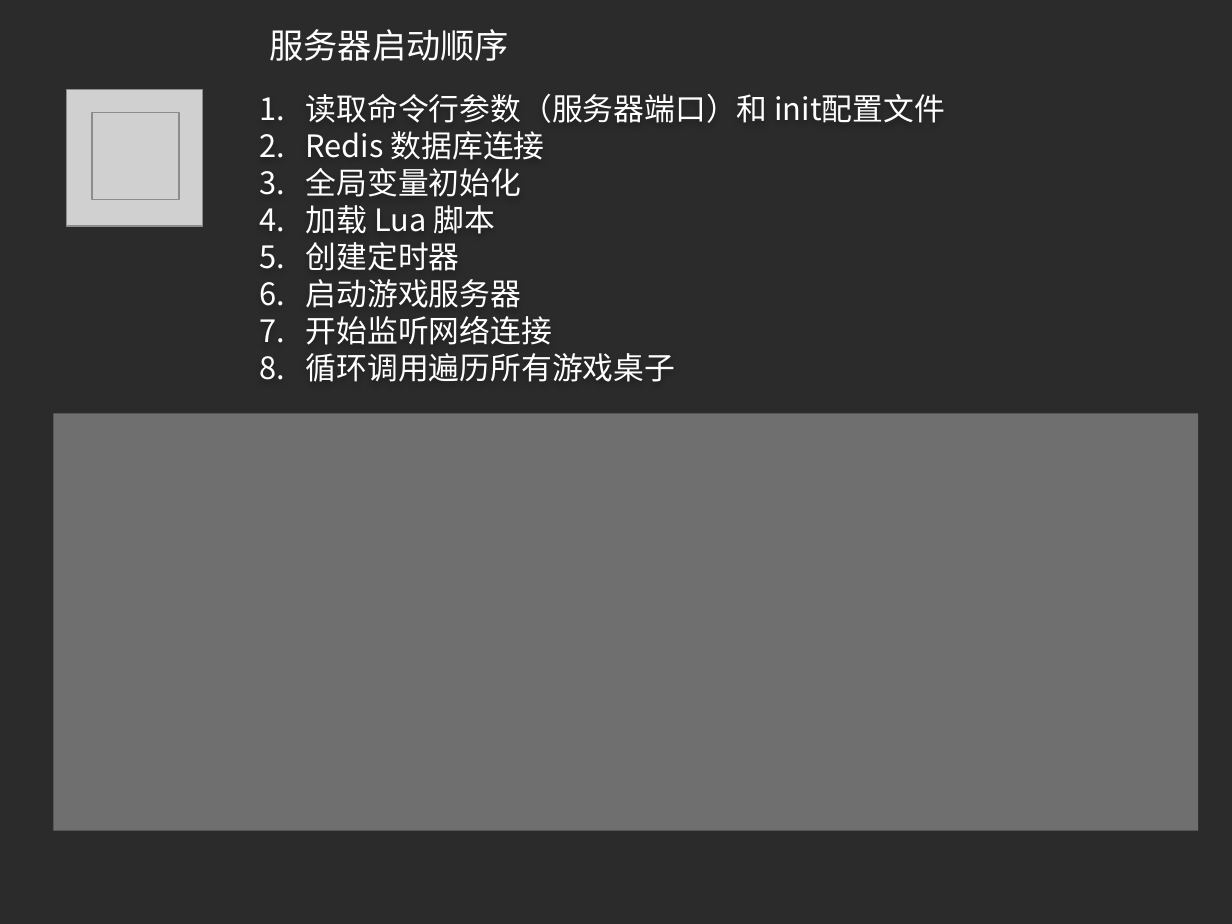
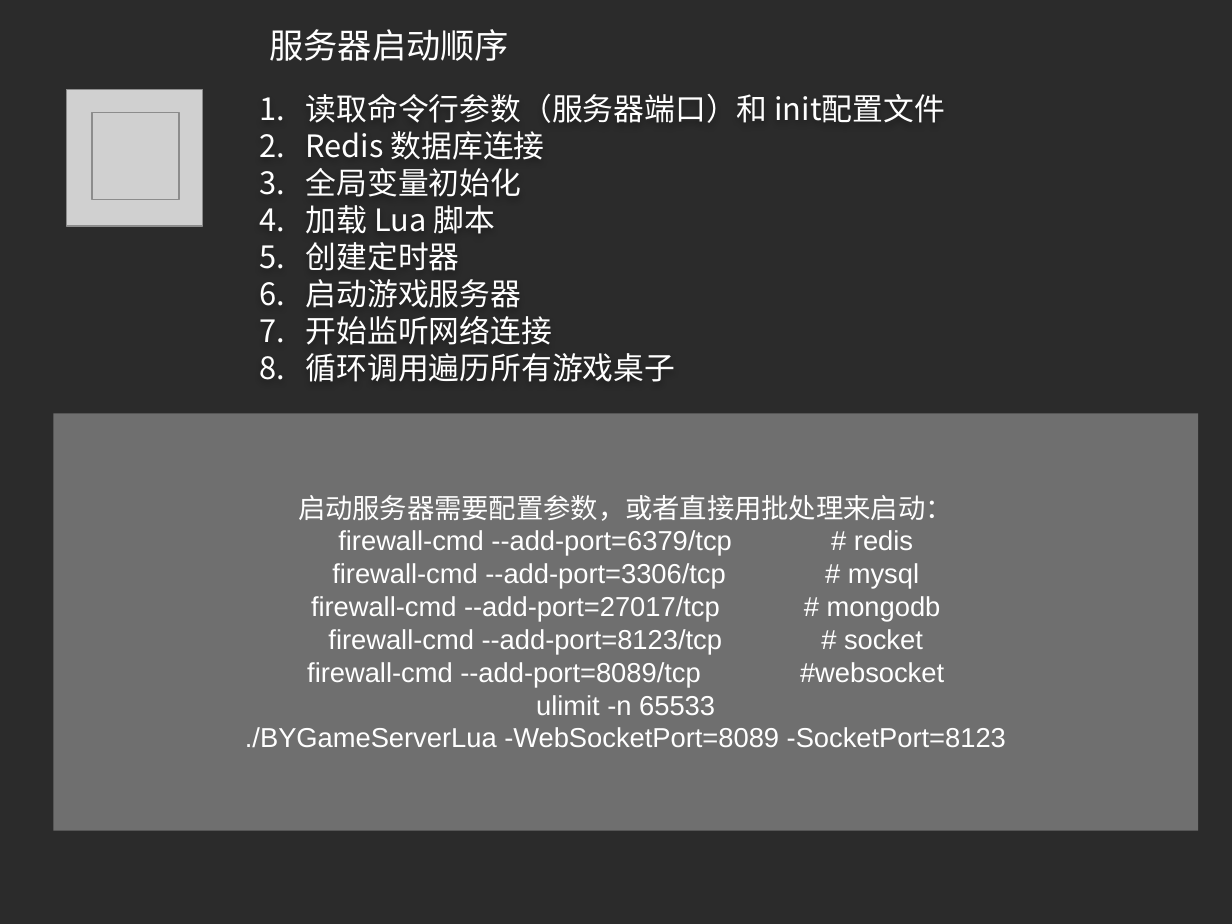
Before and after one commit to zgame/GoLangCode, a slide deck: slide 2 of ServerGameBYLua2/说明文档/服务器架构设计.pptx. Drawn at 1232x924 pixels with LibreOffice and Linux fonts; fonts in the diff are those of the drawing; grey boxes stand for pictures; background and template pictures are left out; a plain dark background stands for a picture behind light text. Boxes give left, top, right and bottom in pixels: in the first picture for what was removed or moved away, otherwise in the second. Text is boxed around its words. In the diff, an @@ line names an element or a change of style, - is before the commit and + after.

```diff
--- a/ServerGameBYLua2/说明文档/服务器架构设计.pptx
+++ b/ServerGameBYLua2/说明文档/服务器架构设计.pptx
@@ text in rectangle at [245,495,1006,747]: text added @@
+启动服务器需要配置参数，或者直接用批处理来启动：
+firewall-cmd --add-port=6379/tcp # redis
+firewall-cmd --add-port=3306/tcp # mysql
+firewall-cmd --add-port=27017/tcp # mongodb
+firewall-cmd --add-port=8123/tcp # socket
+firewall-cmd --add-port=8089/tcp #websocket
+ulimit -n 65533
+./BYGameServerLua -WebSocketPort=8089 -SocketPort=8123
```
Also in this commit, not shown: 5 other slides changed, 10 other files.
